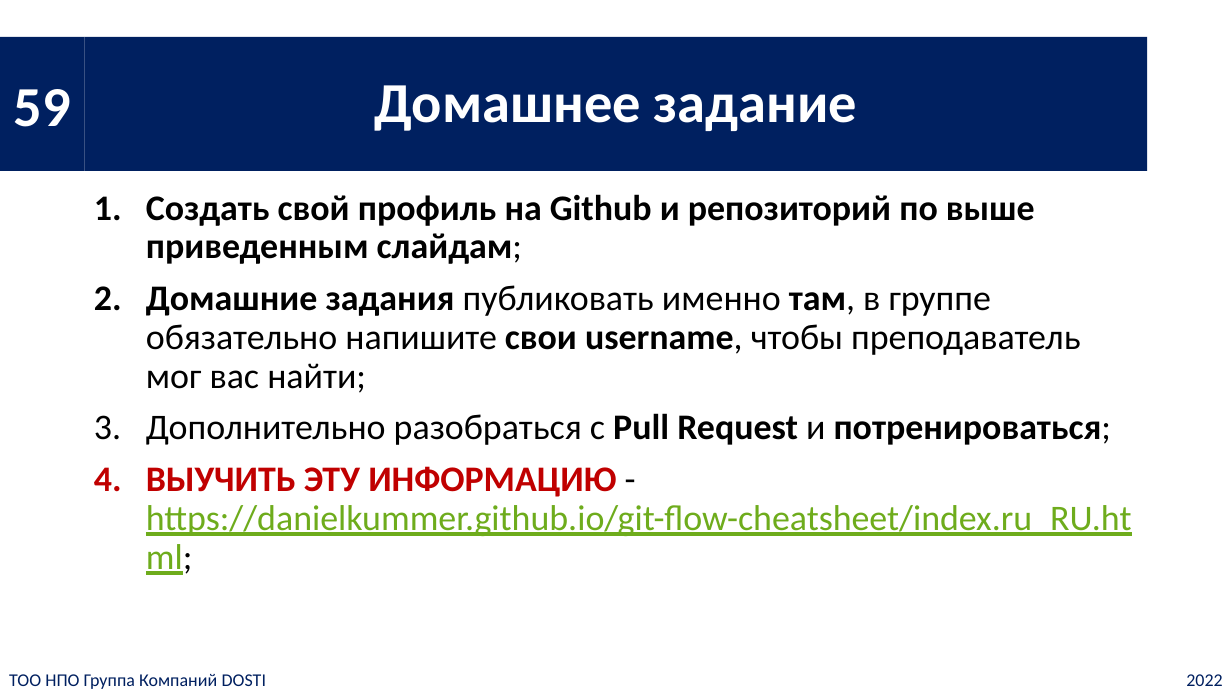
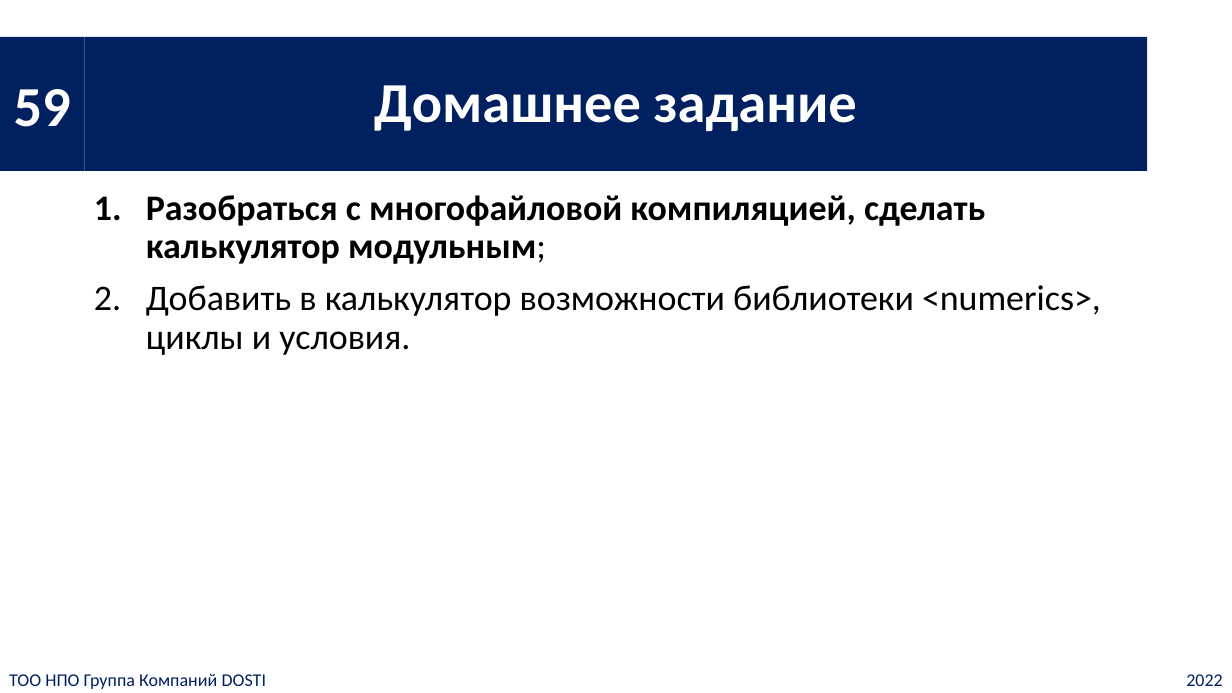
Before and after one commit to sarvex/book-CPP, a slide deck: slide 10 of slides/002 Core.pptx. Drawn at 1232x693 pixels with LibreOffice and Linux fonts; fonts in the diff are those of the drawing. Boxes give left, top, right and bottom in pixels: in the first picture for what was removed or moved away, otherwise in the second. Text is boxed around its words. In the diff, an @@ line names an element or a change of style, - is before the commit and + after.

```diff
--- a/slides/002 Core.pptx
+++ b/slides/002 Core.pptx
@@ text at (x1=146, y1=195, x2=1101, y2=355): text changed @@
-1. Создать свой профиль на Github и репозиторий по выше приведенным слайдам;
-2. Домашние задания публиковать именно там, в группе обязательно напишите свои username, чтобы преподаватель мог вас найти;
-3. Дополнительно разобраться с Pull Request и потренироваться;
-4. ВЫУЧИТЬ ЭТУ ИНФОРМАЦИЮ - https://danielkummer.github.io/git-flow-cheatsheet/index.ru_RU.html;
+1. Разобраться с многофайловой компиляцией, сделать калькулятор модульным;
+2. Добавить в калькулятор возможности библиотеки <numerics>, циклы и условия.
```
Also in this commit, not shown: 1 other file.
